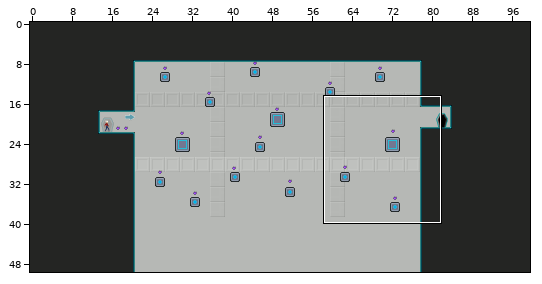
An edit to a level. Tiled map, map-src/dots.tmx. Above, an overview of the earlier version with the close-up marked.
Close-up. As it was:
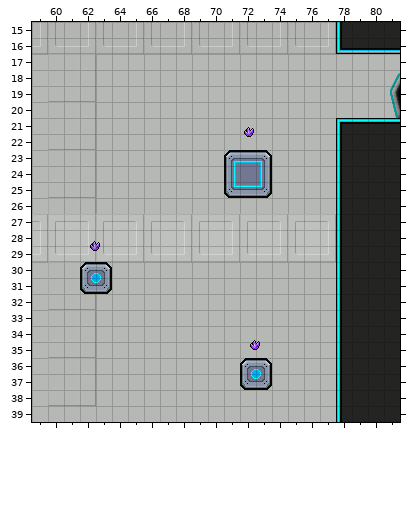
Cells are 16x16 px. Shown: x 59..81, y 15..39. The commit also changed other parts of the map, which this record leaves out.
And afterwards:
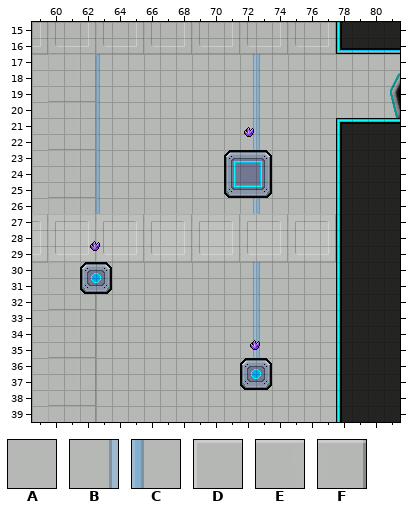
Key: from "main": A 278, B 328, C 329, D 375, E 376, F 377.
_ is an empty cell, . an unchanged one.
What changed:
--- layer "Tile Layer 1"
@@ x 63..73 @@
-17 A........AA
-18 A........AA
-19 A........AA
-20 A........AA
-21 A........AA
-22 A........AA
-23 A..........
-24 A..........
-25 A..........
-26 A........AA
+17 C........BC
+18 C........BC
+19 C........BC
+20 C........BC
+21 C........BC
+22 C........BC
+23 C..........
+24 C..........
+25 C..........
+26 C........BC
@@ x 72..73 @@
-30 AA
-31 AA
-32 AA
-33 AA
-34 AA
-35 AA
+30 BC
+31 BC
+32 BC
+33 BC
+34 BC
+35 BC
@@ x 60..62 @@
-39 AAA
+39 DEF
